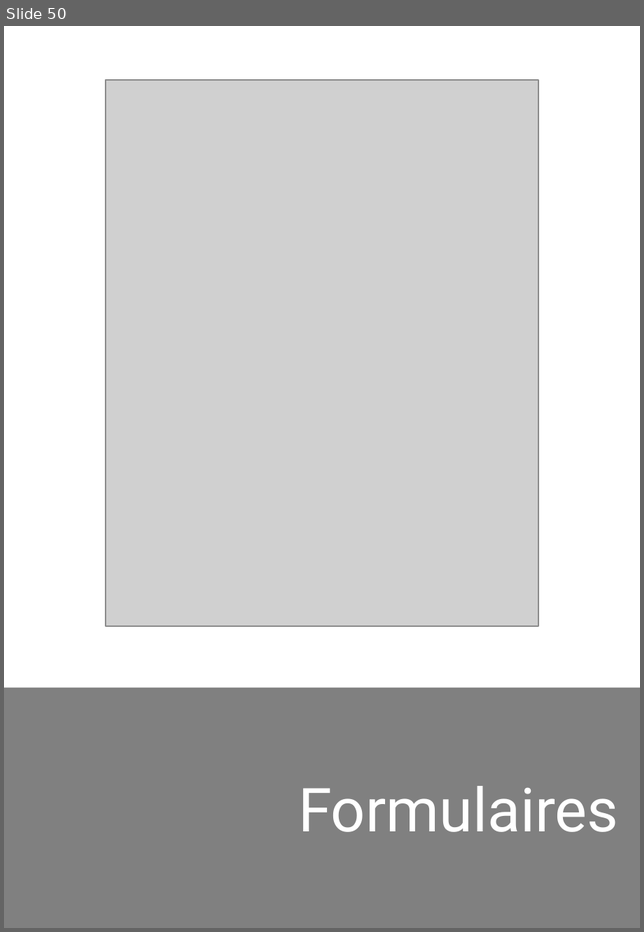
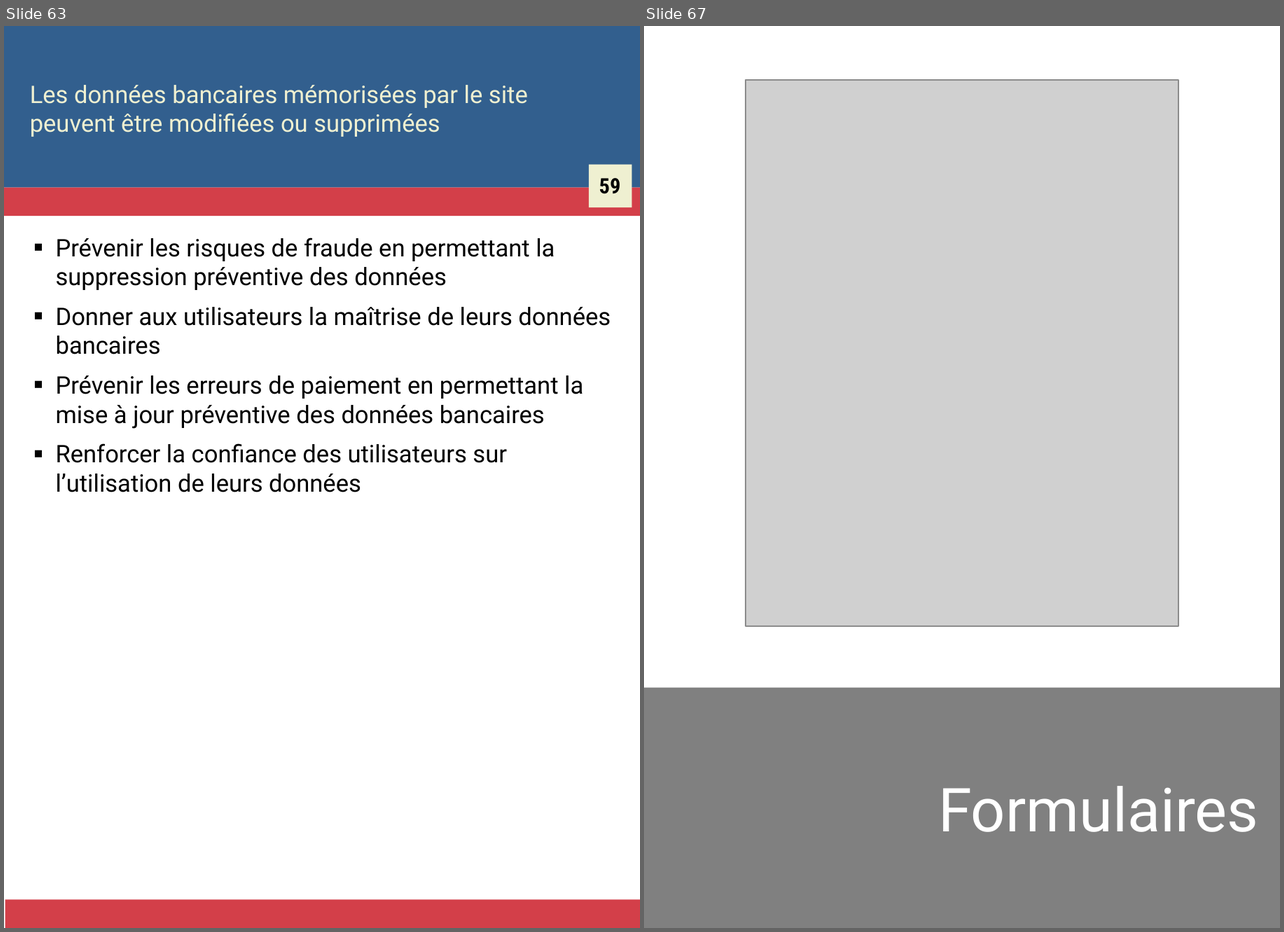
Before and after one commit to Zigazou/bonnes-pratiques-illustrees, a slide deck: bonnes-pratiques.odp. Shown side by side, each under a label of ours: slide 50 before the commit, slides 63 and 67 after it; the slides between them are not shown. The pictures are 644x932 and 1284x932 pixels, drawn with LibreOffice and Linux fonts; fonts in the diff are those of the drawing; grey boxes stand for pictures. Boxes give left, top, right and bottom in pixels: in the first picture for what was removed or moved away, otherwise in the second. Text is boxed around its words. In the diff, an @@ line names an element or a change of style, - is before the commit and + after.

```diff
--- a/bonnes-pratiques.odp
+++ b/bonnes-pratiques.odp
@@ slide 63 added at [4, 26, 640, 928], background #FFFFFF @@
@@ rectangle added at [4, 26, 640, 188], fill #325F8E @@
@@ title added at [30, 85, 528, 137], 16 pt, text #EFF0D1 @@
+Les données bancaires mémorisées par le site peuvent être modifiées ou supprimées
@@ rectangle added at [588, 165, 631, 207], fill #EFF0D1 @@
@@ rectangle added at [4, 188, 640, 216], fill #D33F49 @@
@@ text added at [599, 178, 621, 194], 14 pt, text #000000, bold @@
+59
@@ text added at [56, 237, 610, 492], 16 pt, text #000000 @@
+■ Prévenir les risques de fraude en permettant la suppression préventive des données
+■ Donner aux utilisateurs la maîtrise de leurs données bancaires
+■ Prévenir les erreurs de paiement en permettant la mise à jour préventive des données bancaires
+■ Renforcer la confiance des utilisateurs sur l’utilisation de leurs données
@@ rectangle added at [5, 900, 640, 928], fill #D33F49 @@
@@ what was slide 50 is now slide 67 @@
```
Also in this commit, not shown: 16 other slides added, 1 other file.
